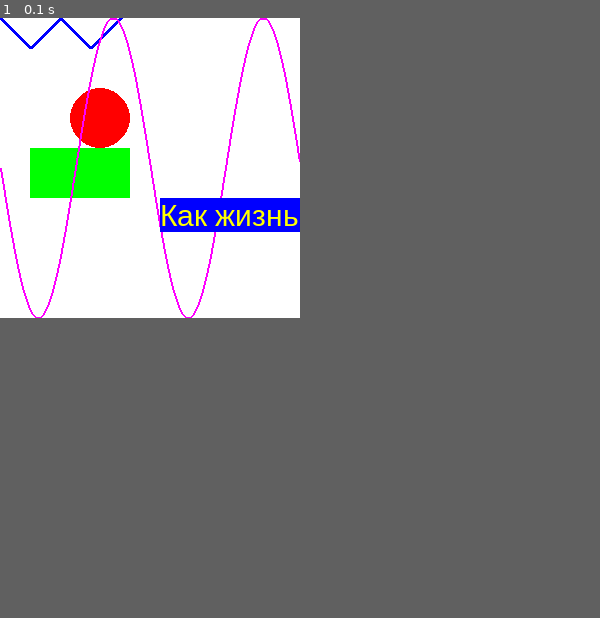
Above: before the commit, frame 1.
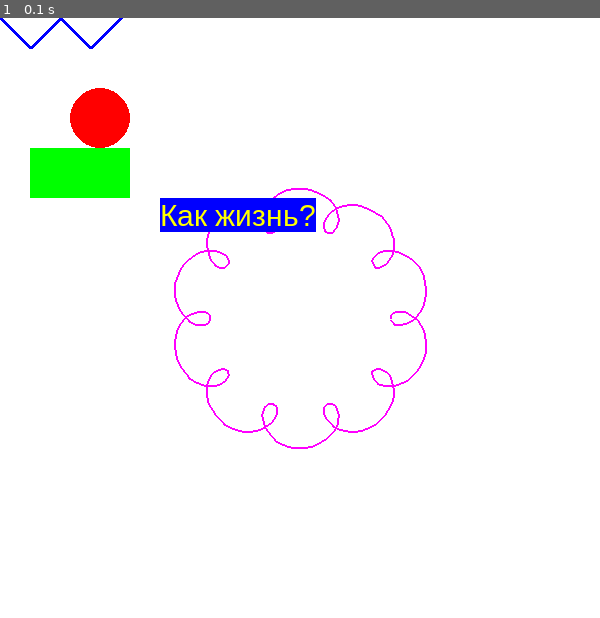
Above: after the commit, the same moment.

Repository: Lordhmen/es
Game: pygame game, started from Pygame/GeometricalFigure.py
The game is run twice, just before and just after one commit, with the same random seed, the same clock (stepped at 60 frames per second) and the same inputs.
Inputs:
- Up to frame 1 (0.1 s): no input
In our replay, the window is 300x300 before the commit and 600x600 after it. These sizes can differ from the game's own. Grey fills any space a smaller window leaves; there, only what the larger window draws over its background counts as a difference.

The runs differ from the first frame. In frame 1, 1.4% of the frame differs, in the area x 0-72%, y 0-72%.

Commit message:
first commit

Diff:
--- a/Pygame/GeometricalFigure.py
+++ b/Pygame/GeometricalFigure.py
@@ -26,14 +26,20 @@
     pygame.quit()
 
 
-screan = pygame.display.set_mode([300, 300])
+screan = pygame.display.set_mode([600, 600])
 screan.fill([255, 255, 255])
 
 # Значения
 plotPoints = [[0, 0], [30, 30], [60, 0], [90, 30], [120, 0]]
 plotPointsSin = []
-for x in range(0, 300):
-    y = int(math.sin(x / 300 * 4 * math.pi) * 150 + 150)
+R = 100
+s = 10
+d = 20
+
+for i in range(360):
+    t = 6.28 * i / 360
+    x = 300 + ((R + s) * math.cos(t) - d * math.cos((R + s) / s * t))
+    y = 300 + ((R + s) * math.sin(t) - d * math.sin((R + s) / s * t))
     plotPointsSin.append([x, y])
 fontObj = pygame.font.SysFont("arial", 30)
 
--- a/Pygame/parabala.py
+++ b/Pygame/parabala.py
@@ -20,11 +20,11 @@
             pygame.quit()
             sys.exit()
 
-    screen.fill((0,0,0))
+    screen.fill((0, 0, 0))
 
     for y, py in enumerate(pxarray):
         for x, px in enumerate(py):
-            if int(x) == (int(y)*int(y)) - 30*int(y) + 450:
+            if int(x) == (int(y) * int(y)) - 30 * int(y) + 450:
                 pxarray[y][x] = 0xFFFFFF
 
                 if first:
--- a/Pygame/График_функций.py
+++ b/Pygame/График_функций.py
@@ -1,54 +1,40 @@
 import math
 import pygame
 
-
-def f_graph(xl):
-    yl = math.sin(xl+10)  # функцию менять здесь!
-    return (yl)
-
-a = -5  # левая граница для вычисления
-b = 5  # правая граница для вычисления
-
-grModeX = 800  # ширина окна
-grModeY = 600  # высота окна
 pygame.init()
-screen = pygame.display.set_mode([grModeX, grModeY], pygame.FULLSCREEN)
-
-sx = grModeX / (b - a)  # масштаб по X
-h = 1/sx  # шаг изменения аргумента
-xmid = grModeX // 2  # середина области построения по X
-ymid = grModeY // 2  # середина области построения по Y
-
-x = a
-maxF = f_graph(x)
-minF = maxF
-while x <= b:
-    y = f_graph(x)
-    if y < minF:
-        minF = y  # определяем минимальное значение функции
-    if y > maxF:
-        maxF = y  # определяем максимальное значение функции
-    x = x + h
-
-sy = grModeY / (maxF - minF)  # масштаб по Y
+screen = pygame.display.set_mode([800, 600])
 
 # рисуем ось X
-pygame.draw.line(screen, [255, 255, 255], [0, ymid], [grModeX, ymid])
+pygame.draw.line(screen, [255, 255, 255], [0, 300], [800, 300])
 
 # рисуем ось Y
-pygame.draw.line(screen, [255, 255, 255], [xmid, 0], [xmid, grModeY])
+pygame.draw.line(screen, [255, 255, 255], [400, 0], [400, 600])
 
 # рисуем график функции
-x = a
-# y=f_graph(x)
+R = 100
+s = 10
+d = 20
+r= 50
+m=2/5
+# for t in range(100000):
+#     # Эпициклоида 2
+#     x = 150 + (r + m * r) * math.cos(m * t) - m * r * math.cos(t + m * t)
+#     y = 150 + (r + m * r) * math.sin(m * t) - m * r * math.sin(t + m * t)
+#     screen.set_at([int(round(x + 100)), int(round(y))], [255, 255, 255])
+#     pygame.time.delay(10)
+#     pygame.display.flip()
 
-while x <= b:
-    y = f_graph(x)
-    screen.set_at([xmid + round(sx * x), ymid - round(sy * y)], [255, 255, 255])
-    x = x + h
-    pygame.time.delay(50)
+for i in range(360):
+    t = 6.28 * i / 360
+    # Эпициклоида
+    # x = 300 + ((R + s) * math.cos(t) - d * math.cos((R + s) / s * t))
+    # y = 300 + ((R + s) * math.sin(t) - d * math.sin((R + s) / s * t))
+    # Гипоциклоида
+    x = 300 + ((R - s) * math.cos(t) + d * math.cos((R - s) / s * t))
+    y = 300 + ((R - s) * math.sin(t) - d * math.sin((R - s) / s * t))
+    screen.set_at([int(round(x + 100)), int(round(y))], [255, 255, 255])
+    pygame.time.delay(10)
     pygame.display.flip()
 
 pygame.time.delay(2000)
-
 pygame.quit()
--- a/Pygame/парабола.py
+++ b/Pygame/парабола.py
@@ -1,3 +1,5 @@
+import math
+
 import pygame
 
 pygame.init()
@@ -17,8 +19,8 @@
     pygame.quit()
 
 
-center = [200, 300]
-sizeDisplay = [500, 500]
+center = [500, 500]
+sizeDisplay = [1000, 1000]
 cellSize = [50, 50]
 
 screan = pygame.display.set_mode(sizeDisplay)
@@ -63,10 +65,19 @@
 screan.blit(y, [center[0], 0])
 
 plotPointsSin = []
-for x in range(-200, 200):
-    y = - (x ** 2 + x * 110) / 20
-    plotPointsSin.append([x + center[0], y + center[1]])
+R = 100
+s = 10
+d = 20
 
-pygame.draw.lines(screan, [185, 83, 94], False, plotPointsSin, 2)
+for i in range(360):
+    t = 6.28 * i / 360
+    x = 300 + ((R + s) * math.cos(t) - d * math.cos((R + s) / s * t))
+    y = 300 + ((R + s) * math.sin(t) - d * math.sin((R + s) / s * t))
+    screan.set_at([int(round(x + 200)), int(round(y + 200))], [255, 255, 255])
+    print(x, y)
+    plotPointsSin.append([x + 200, y + 200])
+    print(plotPointsSin)
+
+#pygame.draw.lines(screan, [185, 83, 94], False, plotPointsSin, 4)
 
 run_game()
